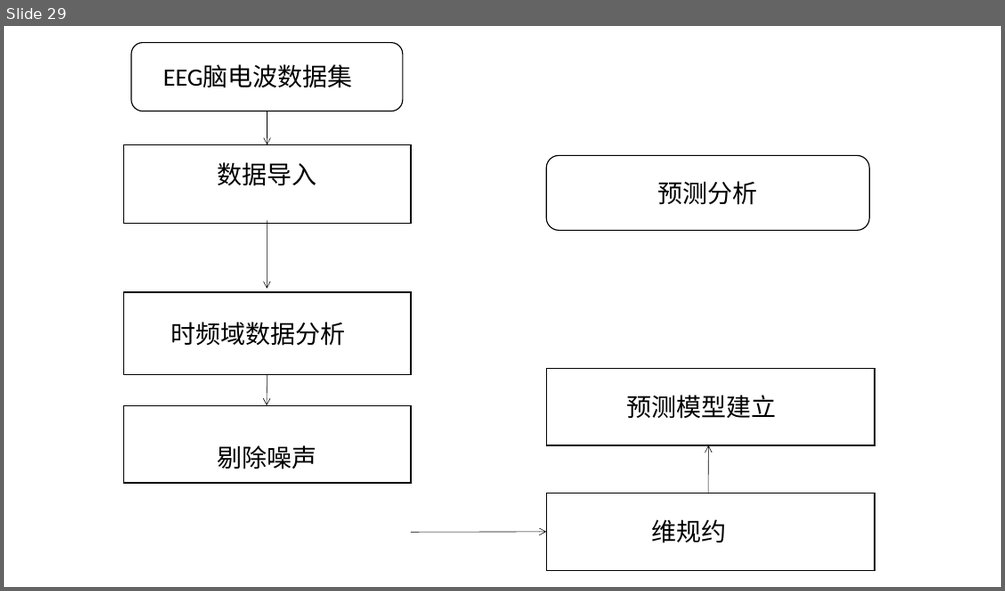
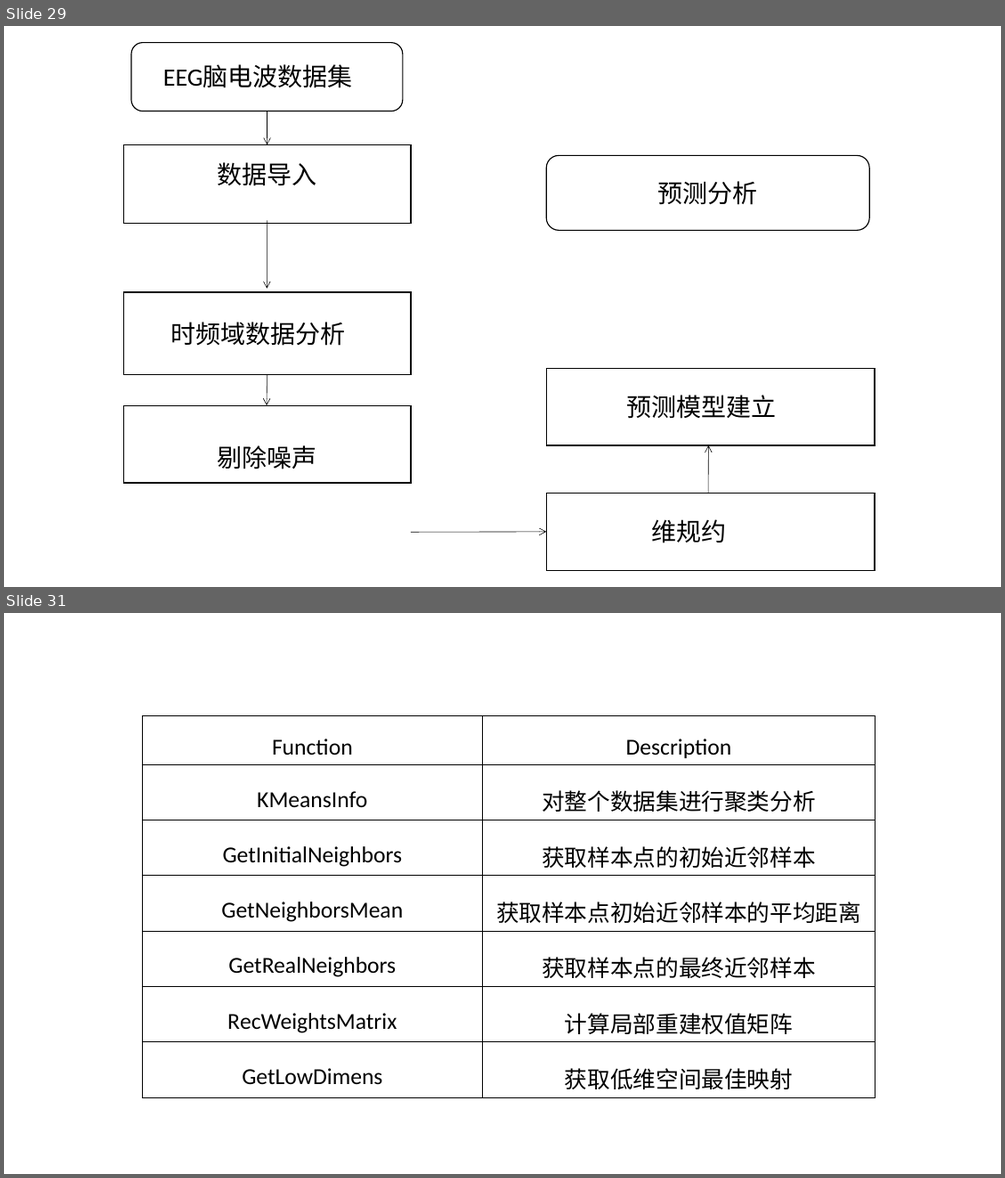
Before and after one commit to shinne/graduation, a slide deck: 毕设论文相关/我的相关/ppt/allPPT.pptx. Shown one above the other, each under a label of ours: slide 29 before the commit, slides 29 and 31 after it; the slides between them are not shown. The pictures are 1005x591 and 1005x1178 pixels, drawn with LibreOffice and Linux fonts; fonts in the diff are those of the drawing. Boxes give left, top, right and bottom in pixels: in the first picture for what was removed or moved away, otherwise in the second. Text is boxed around its words. In the diff, an @@ line names an element or a change of style, - is before the commit and + after.

```diff
--- a/毕设论文相关/我的相关/ppt/allPPT.pptx
+++ b/毕设论文相关/我的相关/ppt/allPPT.pptx
@@ slide 31 added at <box>4,613,1001,1174</box>, background #FFFFFF @@
@@ table added at <box>142,716,876,1093</box>, 7 rows, 2 columns @@
+Function | Description
+KMeansInfo | 对整个数据集进行聚类分析
+GetInitialNeighbors | 获取样本点的初始近邻样本
+GetNeighborsMean | 获取样本点初始近邻样本的平均距离
+GetRealNeighbors | 获取样本点的最终近邻样本
+RecWeightsMatrix | 计算局部重建权值矩阵
+GetLowDimens | 获取低维空间最佳映射
```
Also in this commit, not shown: 1 other slide added, 1 slide removed, 12 other files.
